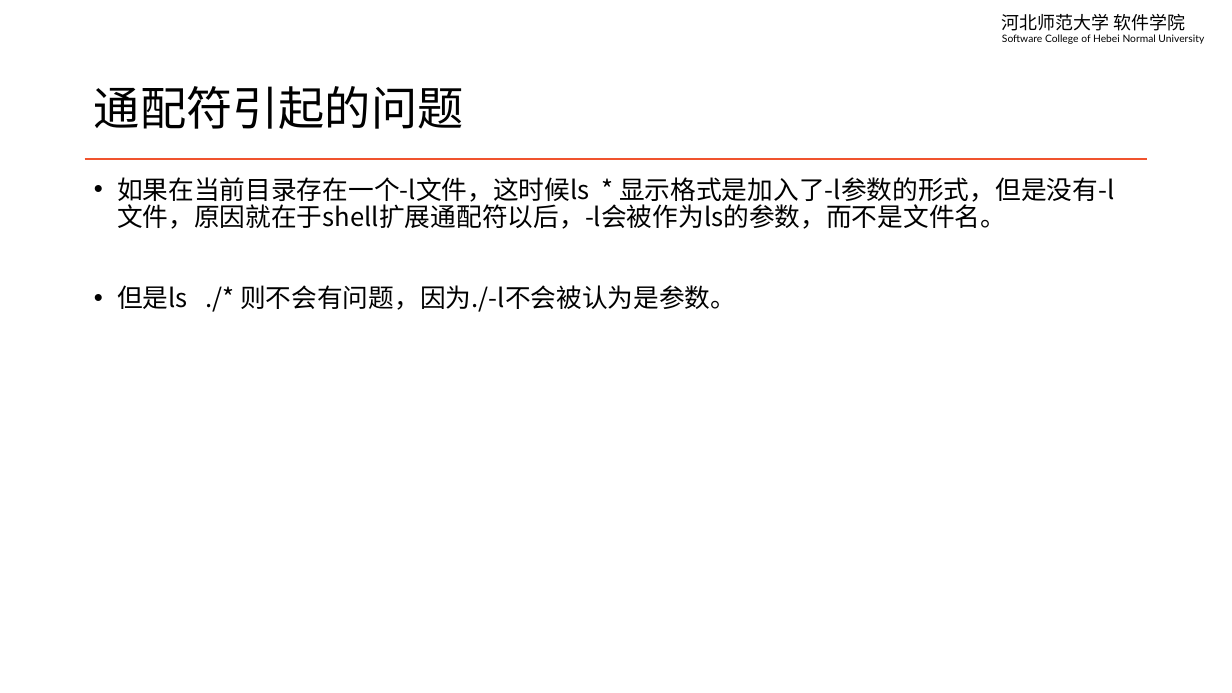
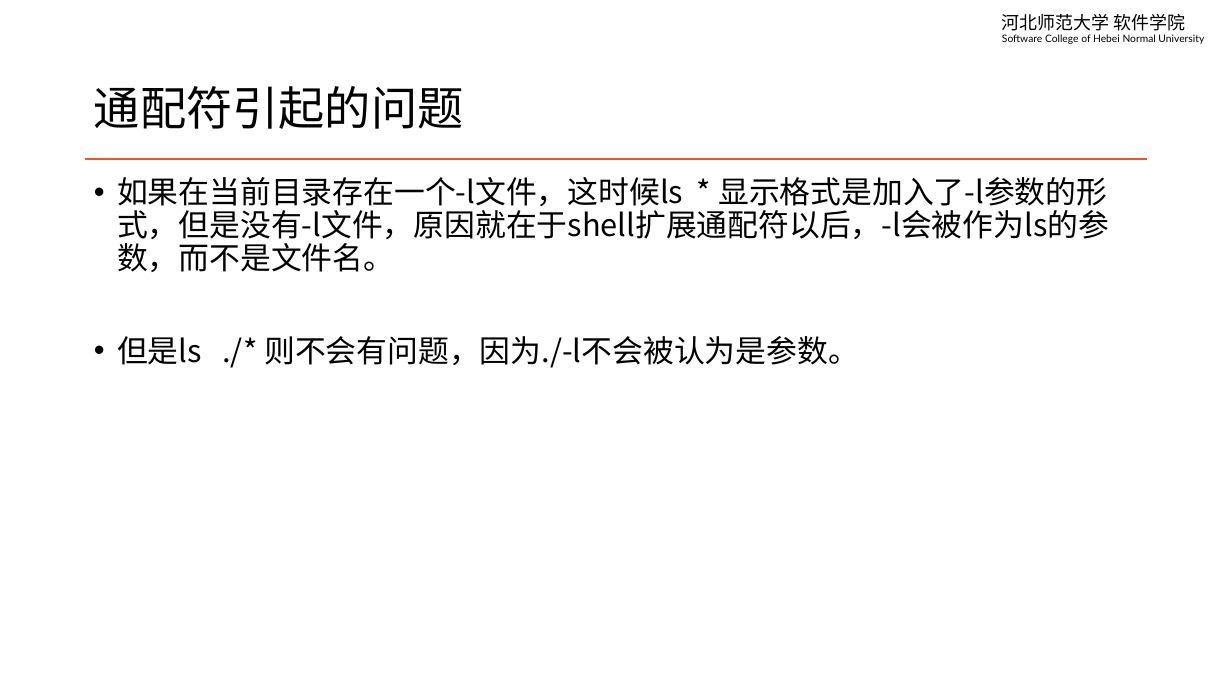
Before and after one commit to edu2act/course-linux-system, a slide deck: slide 7 of materials/slides/ch11-how-does-shell-run-a-command.pptx. Drawn at 1232x693 pixels with LibreOffice and Linux fonts; fonts in the diff are those of the drawing. Boxes give left, top, right and bottom in pixels: in the first picture for what was removed or moved away, otherwise in the second. Text is boxed around its words. In the diff, an @@ line names an element or a change of style, - is before the commit and + after.

```diff
--- a/materials/slides/ch11-how-does-shell-run-a-command.pptx
+++ b/materials/slides/ch11-how-does-shell-run-a-command.pptx
@@ text "如果在当前目录存在一个-l文件，这时候ls * 显示格式是加入了-l参数的形式，但是没有-l文件，原因就在于shell扩 ..." at <box>117,177,1109,368</box>: size 20 to 24 pt @@
```
Also in this commit, not shown: 6 other slides changed, 2 other files.
